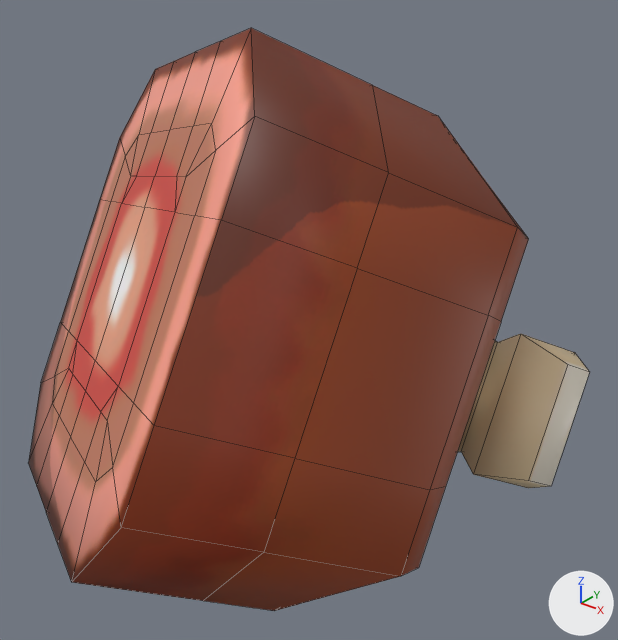
A saved change to the FBX model 그래픽자료/오브젝트모델/고기,아이템/Item_Meat.fbx.
Rendered twice from a 50 mm camera at (0.169, -0.215, 0.131) aimed at (0.008, -0.014, 0.006). Lighting does not change. The marker at lower right points along +X, +Y and +Z. Mesh edges are drawn as thin lines. Where no turn or scale is listed for an object, it has been applied to the vertices.

Objects in the first picture: 'Meat'.
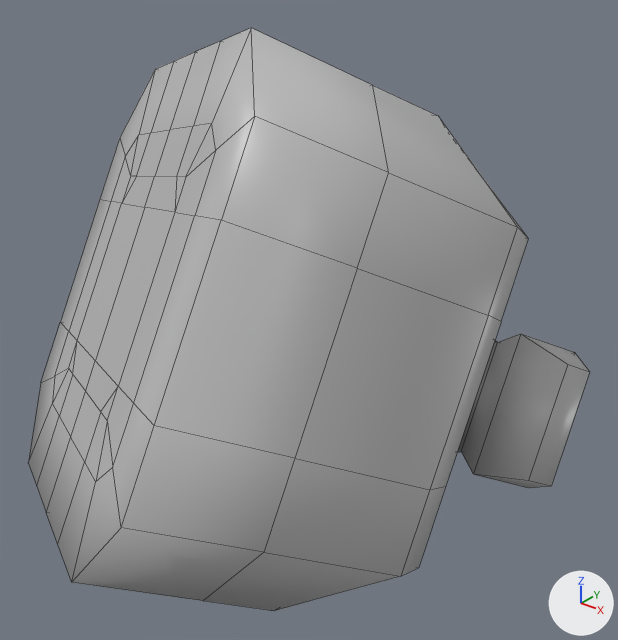
Changed parts and their boxes (x1, y1, x2, y2) in the pictures (618 x 640 px):
'Meat', surface changed (brown to grey)
    both: (29, 28, 590, 611)

The change, as a diff of the scene's bpy script:
```diff
--- a/그래픽자료/오브젝트모델/고기,아이템/Item_Meat.fbx.py
+++ b/그래픽자료/오브젝트모델/고기,아이템/Item_Meat.fbx.py
@@ mat_material @@
 mat_material = principled_material('Material')
-mat_material.texture = img_meat_png
+mat_material.base_color = (0.5, 0.5, 0.5)  # grey #bcbcbc
+mat_material.roughness = 0.4
```
